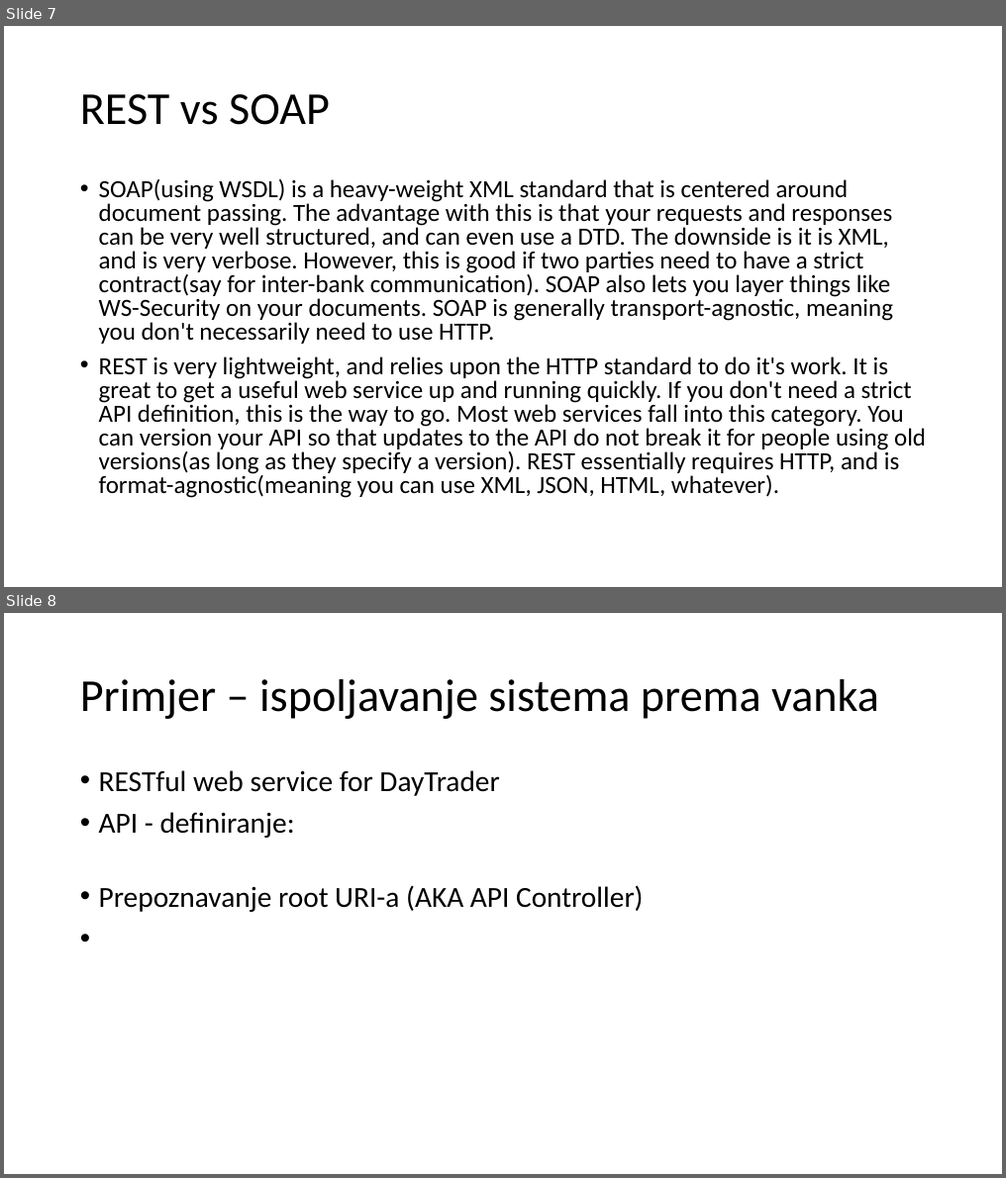
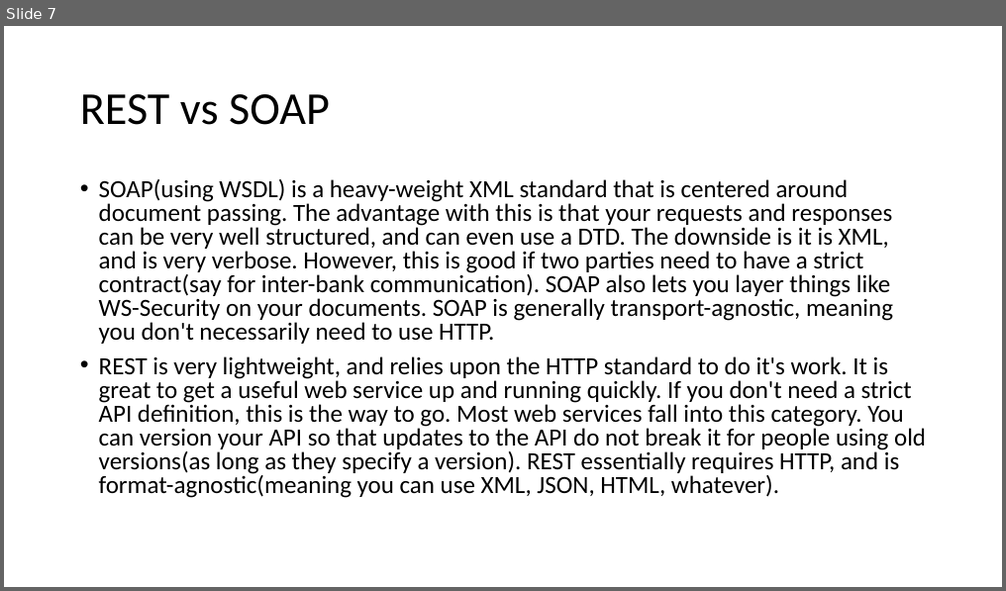
Before and after one commit to mmssniper/angular-workshop, a slide deck: prezentacije/WebAPI/2-1 REST Servisi-WebAPI.pptx. Shown one above the other, each under a label of ours: slides 7 and 8 before the commit, slide 7 after it. The pictures are 1006x1178 and 1006x591 pixels, drawn with LibreOffice and Linux fonts; fonts in the diff are those of the drawing. Boxes give left, top, right and bottom in pixels: in the first picture for what was removed or moved away, otherwise in the second. Text is boxed around its words. In the diff, an @@ line names an element or a change of style, - is before the commit and + after.

```diff
--- a/prezentacije/WebAPI/2-1 REST Servisi-WebAPI.pptx
+++ b/prezentacije/WebAPI/2-1 REST Servisi-WebAPI.pptx
@@ slide 8 removed at <box>4,613,1002,1174</box>, background #FFFFFF @@
@@ title removed at <box>80,679,879,719</box> @@
-Primjer – ispoljavanje sistema prema vanka
@@ text removed at <box>99,770,644,912</box> @@
-• RESTful web service for DayTrader
-• API - definiranje:
-• Prepoznavanje root URI-a (AKA API Controller)
```
Also in this commit, not shown: 1 slide added, 1 other slide removed, 1 other file.
